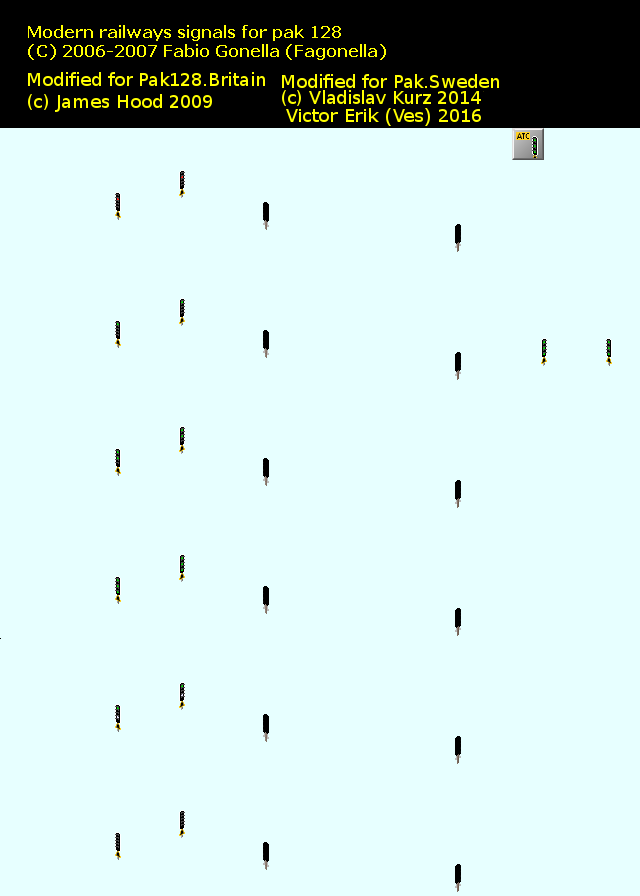
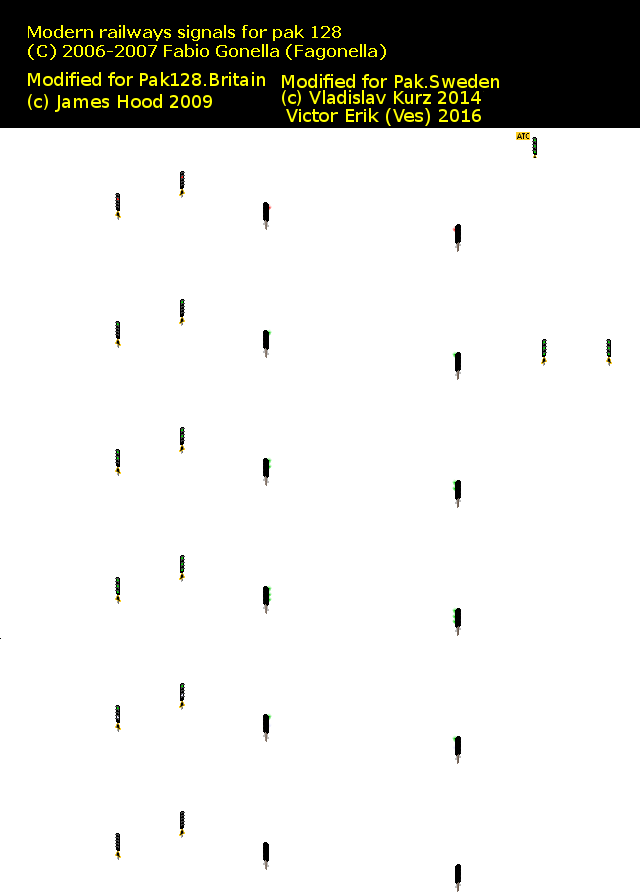
Layer changes from the first 640×896 image to the second:
added layer "Flare" above "Bakgrund" over [267, 204, 457, 750]
hid "Bakgrund" over [0, 128, 640, 896]
